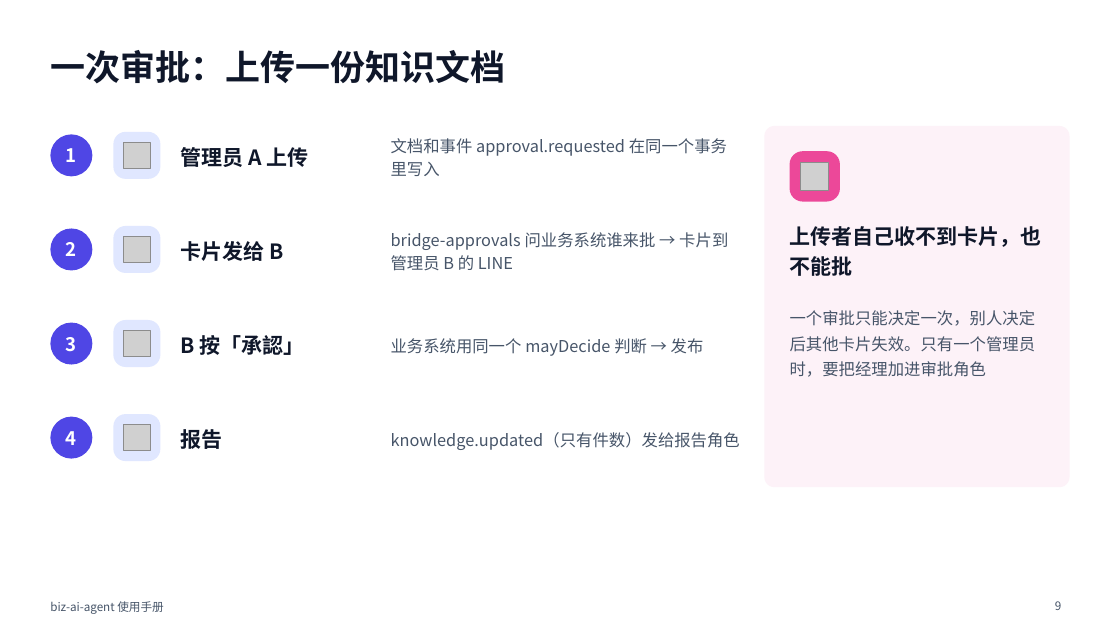
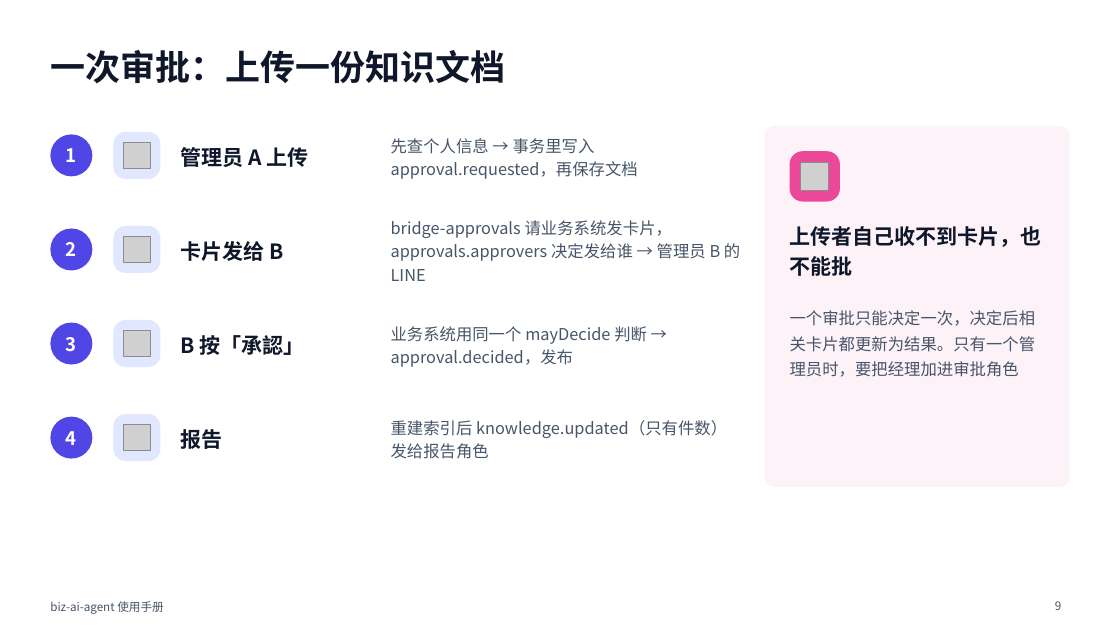
Before and after one commit to ITC-cloud-soft/biz-ai-agent, a slide deck: slide 9 of docs/MANUAL.pptx. Drawn at 1120x630 pixels with LibreOffice and Linux fonts; fonts in the diff are those of the drawing; grey boxes stand for pictures. Boxes give left, top, right and bottom in pixels: in the first picture for what was removed or moved away, otherwise in the second. Text is boxed around its words. In the diff, an @@ line names an element or a change of style, - is before the commit and + after.

```diff
--- a/docs/MANUAL.pptx
+++ b/docs/MANUAL.pptx
@@ text at <box>391,138,638,179</box>: text changed @@
-文档和事件 approval.requested 在同一个事务里写入
+先查个人信息 → 事务里写入 approval.requested，再保存文档
@@ text at <box>391,220,740,281</box>: text changed @@
-bridge-approvals 问业务系统谁来批 → 卡片到管理员 B 的 LINE
+bridge-approvals 请业务系统发卡片，approvals.approvers 决定发给谁 → 管理员 B 的 LINE
@@ text at <box>391,326,647,367</box>: text changed @@
-业务系统用同一个 mayDecide 判断 → 发布
+业务系统用同一个 mayDecide 判断 → approval.decided，发布
@@ text at <box>790,310,1036,377</box>: text changed @@
-一个审批只能决定一次，别人决定后其他卡片失效。只有一个管理员时，要把经理加进审批角色
+一个审批只能决定一次，决定后相关卡片都更新为结果。只有一个管理员时，要把经理加进审批角色
@@ text at <box>391,420,727,459</box>: text changed @@
-knowledge.updated（只有件数）发给报告角色
+重建索引后 knowledge.updated（只有件数）发给报告角色
```
Also in this commit, not shown: 26 other slides changed.
